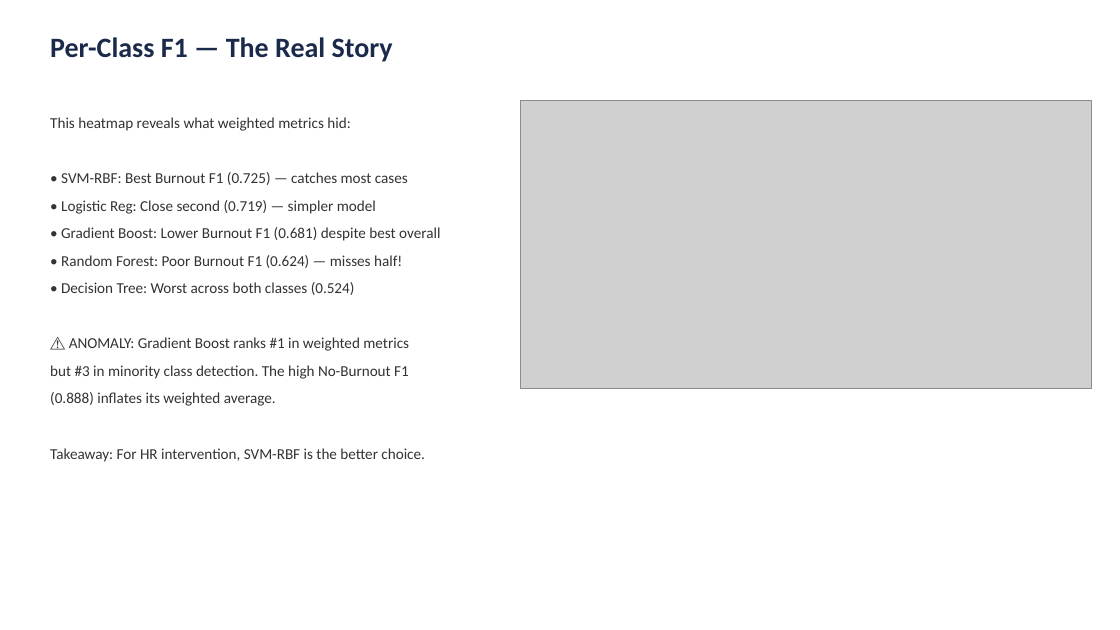
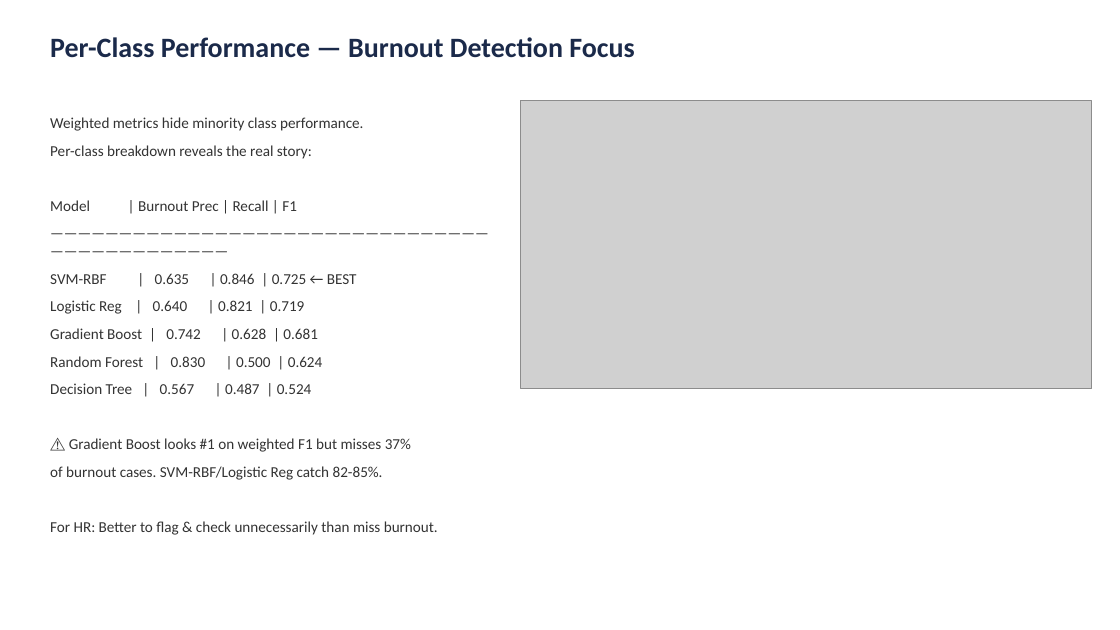
Before and after one commit to savnaysin/SEIS763-01-class, a slide deck: slide 3 of project/Q1_Burnout_Analysis.pptx (slide 6 before the commit). Drawn at 1120x630 pixels with LibreOffice and Linux fonts; fonts in the diff are those of the drawing; grey boxes stand for pictures. Boxes give left, top, right and bottom in pixels: in the first picture for what was removed or moved away, otherwise in the second. Text is boxed around its words. In the diff, an @@ line names an element or a change of style, - is before the commit and + after.

```diff
--- a/project/Q1_Burnout_Analysis.pptx
+++ b/project/Q1_Burnout_Analysis.pptx
@@ text at <box>50,37,634,58</box>: text changed @@
-Per-Class F1 — The Real Story
+Per-Class Performance — Burnout Detection Focus
@@ text at <box>50,117,438,535</box>: text changed @@
-This heatmap reveals what weighted metrics hid:
-• SVM-RBF: Best Burnout F1 (0.725) — catches most cases
-• Logistic Reg: Close second (0.719) — simpler model
-• Gradient Boost: Lower Burnout F1 (0.681) despite best overall
-• Random Forest: Poor Burnout F1 (0.624) — misses half!
-• Decision Tree: Worst across both classes (0.524)
-⚠️ ANOMALY: Gradient Boost ranks #1 in weighted metrics
-but #3 in minority class detection. The high No-Burnout F1
-(0.888) inflates its weighted average.
-Takeaway: For HR intervention, SVM-RBF is the better choice.
+Weighted metrics hide minority class performance.
+Per-class breakdown reveals the real story:
+Model | Burnout Prec | Recall | F1
+—————————————————————————————————————————————
+SVM-RBF | 0.635 | 0.846 | 0.725 ← BEST
+Logistic Reg | 0.640 | 0.821 | 0.719
+Gradient Boost | 0.742 | 0.628 | 0.681
+Random Forest | 0.830 | 0.500 | 0.624
+Decision Tree | 0.567 | 0.487 | 0.524
+⚠️ Gradient Boost looks #1 on weighted F1 but misses 37%
+of burnout cases. SVM-RBF/Logistic Reg catch 82-85%.
+For HR: Better to flag & check unnecessarily than miss burnout.
```
Also in this commit, not shown: 5 other slides changed, 1 slide added, 4 slides removed.
